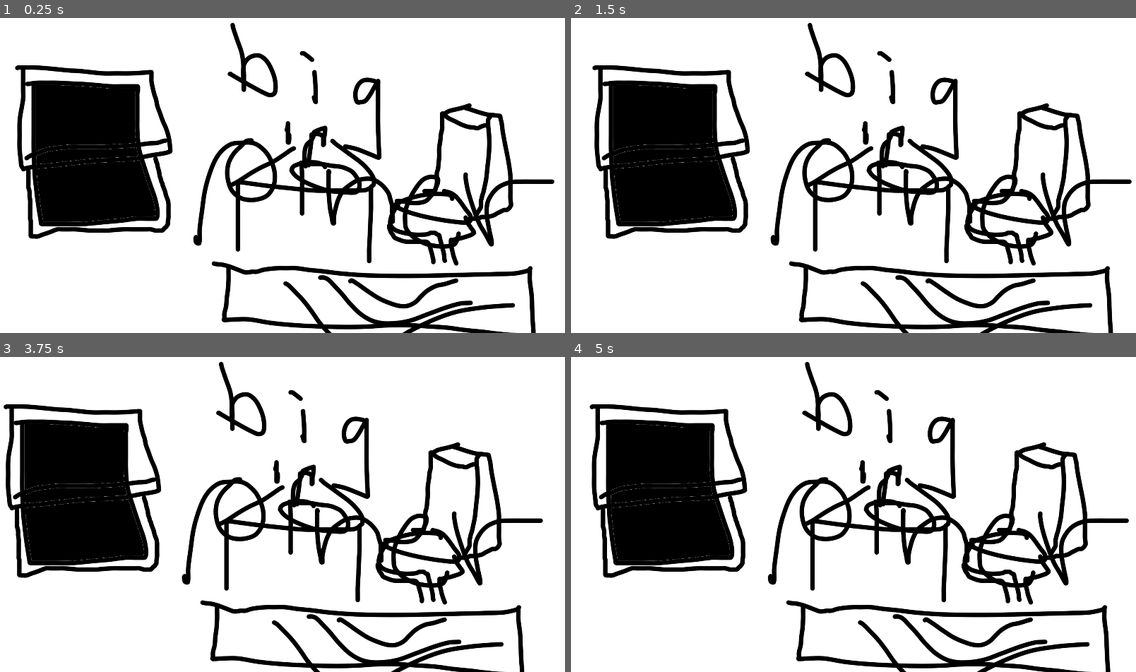
Above: before the commit, frames 1-4 (two rows, left to right).
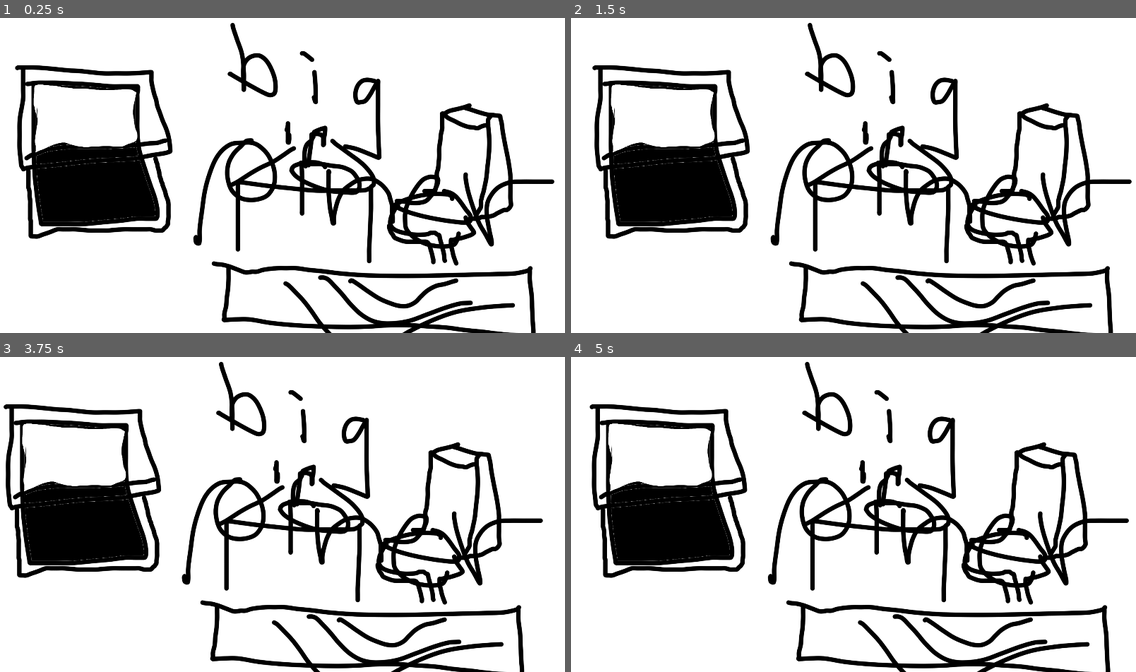
Above: after the commit, the same moments.

Repository: juppery/the-game-of-the-beach
Game: Godot game, scene res://scenes/nights/Night1.tscn
Same seed, same stepped clock (60 frames per second), same inputs: the game is played once before the commit and once after it.
Inputs (mouse positions are in pixels of both pictures, inside the frame that each line leads up to):
- Up to frame 1 (0.25 s): no input
- Up to frame 2 (1.5 s): move the mouse to (977, 159) at 0.52 s; tap Enter at 1.25 s; move the mouse to (740, 191) at 1.27 s
- Up to frame 3 (3.75 s): tap Space at 2, 3.5 s; move the mouse to (339, 442) at 2.02 s; tap Enter at 2.75 s; move the mouse to (254, 577) at 2.77 s; move the mouse to (452, 561) at 3.52 s
- Up to frame 4 (5 s): move the mouse to (684, 464) at 4.27 s

The runs differ from the first frame. In frame 1, 3.3% of the frame differs, in the area x 5-25%, y 21-43%; in frame 2, 3.3%; in frame 3, 3.3%; in frame 4, 3.3%, in the area x 6-25%, y 21-43%.

Commit message:
managed files better and made it so the window looks like it closes when you click it
and then it opens when you unclick it

Diff:
--- a/scenes/nights/Night1.tscn
+++ b/scenes/nights/Night1.tscn
@@ -1,7 +1,9 @@
-[gd_scene load_steps=3 format=2]
+[gd_scene load_steps=5 format=2]
 
-[ext_resource path="res://assets/images/noahviewPLACEHOLDER.png" type="Texture" id=1]
+[ext_resource path="res://assets/images/placeholders/noahviewPLACEHOLDER.png" type="Texture" id=1]
 [ext_resource path="res://scripts/noahpanningview.gd" type="Script" id=2]
+[ext_resource path="res://assets/images/placeholders/windowclosedPLACEHOLDER.png" type="Texture" id=3]
+[ext_resource path="res://scripts/windowclosed.gd" type="Script" id=4]
 
 [node name="Night1" type="Node2D"]
 
@@ -9,3 +11,18 @@
 position = Vector2( 960, 540 )
 texture = ExtResource( 1 )
 script = ExtResource( 2 )
+
+[node name="window_closed_sprite" type="Sprite" parent="noahpanningview"]
+modulate = Color( 1, 1, 1, 0 )
+texture = ExtResource( 3 )
+script = ExtResource( 4 )
+
+[node name="close_window_button" type="Button" parent="noahpanningview"]
+modulate = Color( 1, 1, 1, 0 )
+margin_left = -1190.0
+margin_top = -320.0
+margin_right = -690.0
+margin_bottom = 280.0
+
+[connection signal="button_down" from="noahpanningview/close_window_button" to="noahpanningview/window_closed_sprite" method="_on_close_window_button_button_down"]
+[connection signal="button_up" from="noahpanningview/close_window_button" to="noahpanningview/window_closed_sprite" method="_on_close_window_button_button_up"]
--- /dev/null
+++ b/scripts/windowclosed.gd
@@ -0,0 +1,23 @@
+extends Sprite
+
+
+# Declare member variables here. Examples:
+onready var window_closed_sprite = get_node(".")
+
+
+# Called when the node enters the scene tree for the first time.
+func _ready():
+	pass # Replace with function body.
+
+
+# Called every frame. 'delta' is the elapsed time since the previous frame.
+#func _process(delta):
+#	pass
+
+
+func _on_close_window_button_button_down():
+	window_closed_sprite.modulate.a = 255
+
+
+func _on_close_window_button_button_up():
+	window_closed_sprite.modulate.a = 0
Binary file removed: assets/images/noahviewPLACEHOLDER.png
Binary file added: assets/images/placeholders/noahviewPLACEHOLDER.png
Not shown, changed: assets/images/placeholders/noahviewPLACEHOLDER.png.import
Renamed: assets/images/realpfp.jpg -> assets/images/placeholders/realpfp.jpg
Not shown, changed: assets/images/placeholders/realpfp.jpg.import
Binary file added: assets/images/placeholders/windowclosedPLACEHOLDER.png
Not shown, added: assets/images/placeholders/windowclosedPLACEHOLDER.png.import
